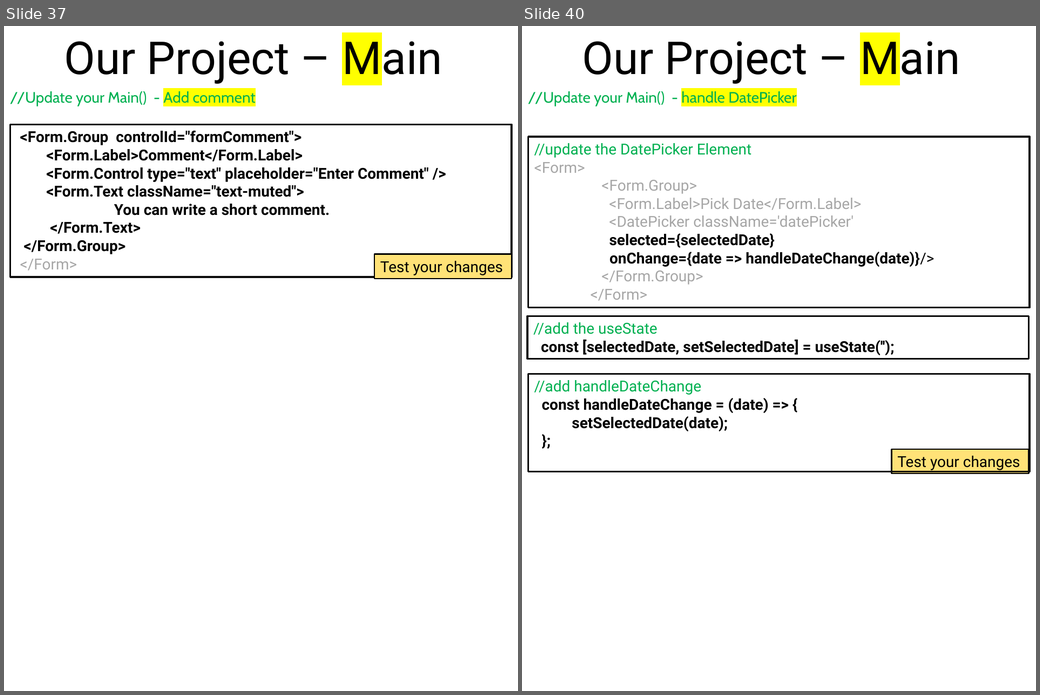
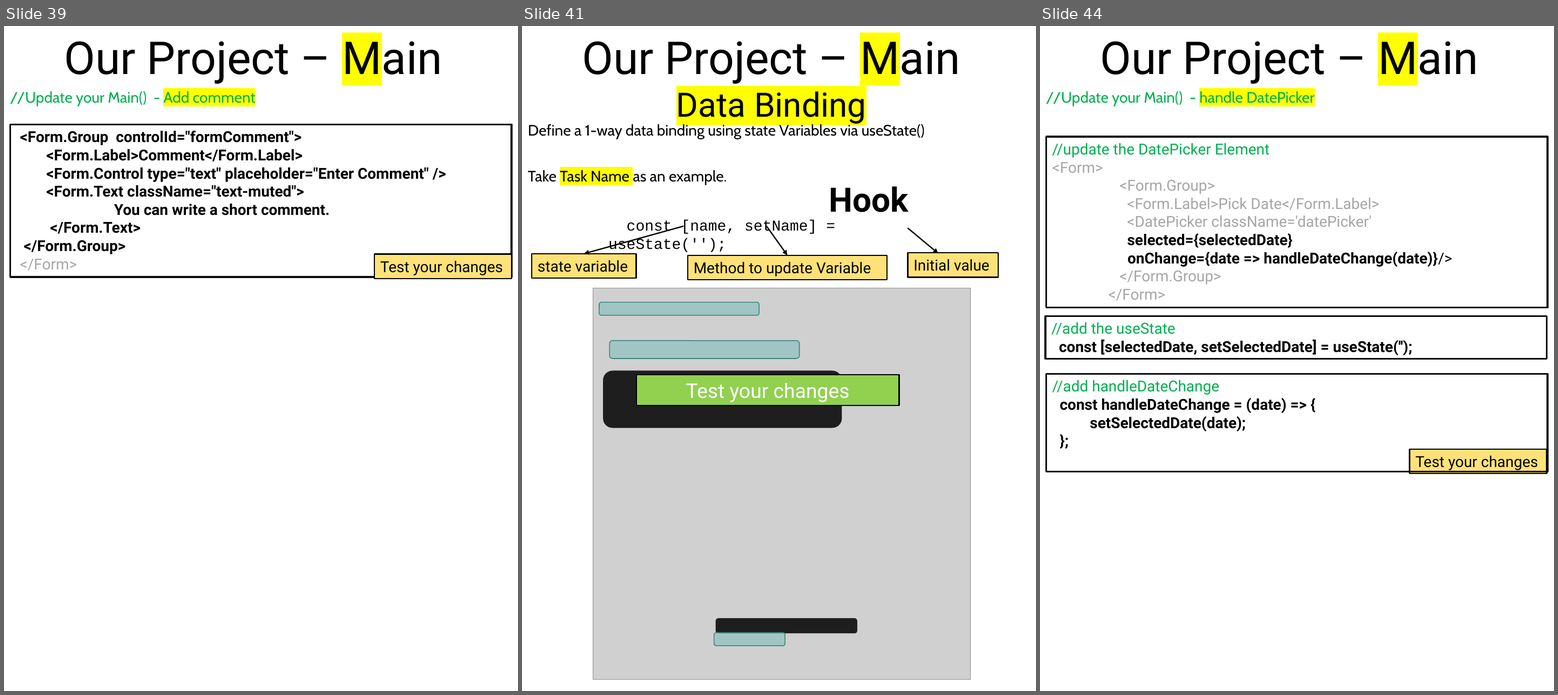
Before and after one commit to scorpion0511/mytracker, a slide deck: doc/React.pptx. Shown side by side, each under a label of ours: slides 37 and 40 before the commit, slides 39, 41 and 44 after it; the slides between them are not shown. The pictures are 1040x695 and 1558x695 pixels, drawn with LibreOffice and Linux fonts; fonts in the diff are those of the drawing; grey boxes stand for pictures. Boxes give left, top, right and bottom in pixels: in the first picture for what was removed or moved away, otherwise in the second. Text is boxed around its words. In the diff, an @@ line names an element or a change of style, - is before the commit and + after.

```diff
--- a/doc/React.pptx
+++ b/doc/React.pptx
@@ slide 41 added at bbox=[522, 26, 1036, 691], background #FFFFFF @@
@@ text added at bbox=[582, 33, 960, 125], 54 pt, text #000000 @@
+Our Project – Main
+Data Binding
@@ text added at bbox=[528, 123, 925, 139], 18 pt, text #000000 @@
+Define a 1-way data binding using state Variables via useState()
@@ text added at bbox=[528, 170, 727, 185], 18 pt, text #000000 @@
+Take Task Name as an example.
@@ text added at bbox=[829, 186, 909, 212], 40 pt, text #000000, bold @@
+Hook
@@ text added at bbox=[608, 220, 817, 252], 18 pt, text #000000 @@
+const [name, setName] = useState('');
@@ arrow added from (683, 226) to (584, 254), #000000 1.5 pt @@
@@ arrow added from (766, 226) to (788, 255), #000000 1.5 pt @@
@@ arrow added from (908, 228) to (938, 253), #000000 1.5 pt @@
@@ rectangle added at bbox=[532, 254, 636, 278], fill #FFE277, outline #000000 1.5 pt, 18 pt, text #000000 @@
+state variable
@@ rectangle added at bbox=[688, 255, 887, 279], fill #FFE277, outline #000000 1.5 pt, 18 pt, text #000000 @@
+Method to update Variable
@@ rectangle added at bbox=[908, 253, 998, 277], fill #FFE277, outline #000000 1.5 pt, 18 pt, text #000000 @@
+Initial value
@@ picture added at bbox=[593, 288, 971, 680] @@
@@ rounded rectangle added at bbox=[599, 302, 759, 315], fill #58B4AE at 39% opacity, outline #418581 1 pt @@
@@ rounded rectangle added at bbox=[609, 340, 800, 359], fill #58B4AE at 39% opacity, outline #418581 1 pt @@
@@ rounded rectangle added at bbox=[603, 371, 842, 428], fill #1E1E1E @@
@@ rectangle added at bbox=[636, 375, 899, 405], fill #92D050, outline #000000 1.5 pt, 24 pt, text #FFFFFF @@
+Test your changes
@@ rounded rectangle added at bbox=[715, 619, 857, 634], fill #1E1E1E @@
@@ rounded rectangle added at bbox=[714, 632, 785, 646], fill #58B4AE at 39% opacity, outline #418581 1 pt @@
@@ what was slide 37 is now slide 39 @@
@@ what was slide 40 is now slide 44 @@
```
Also in this commit, not shown: 21 slides changed, 9 other slides added.
